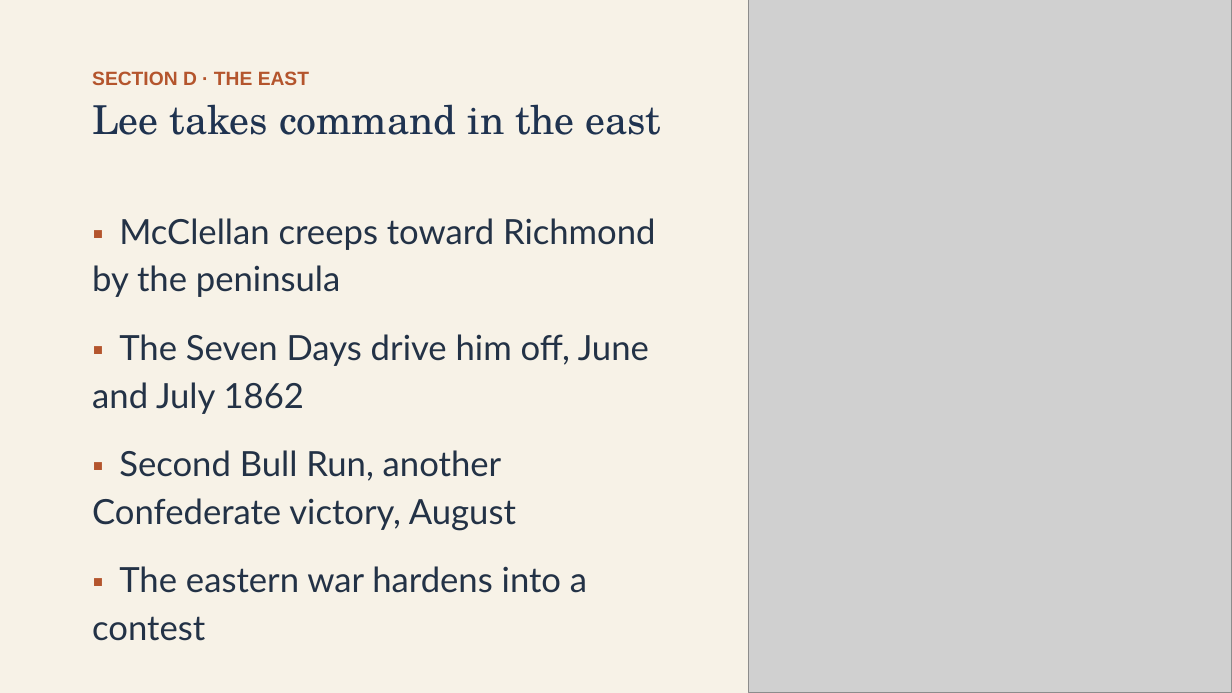
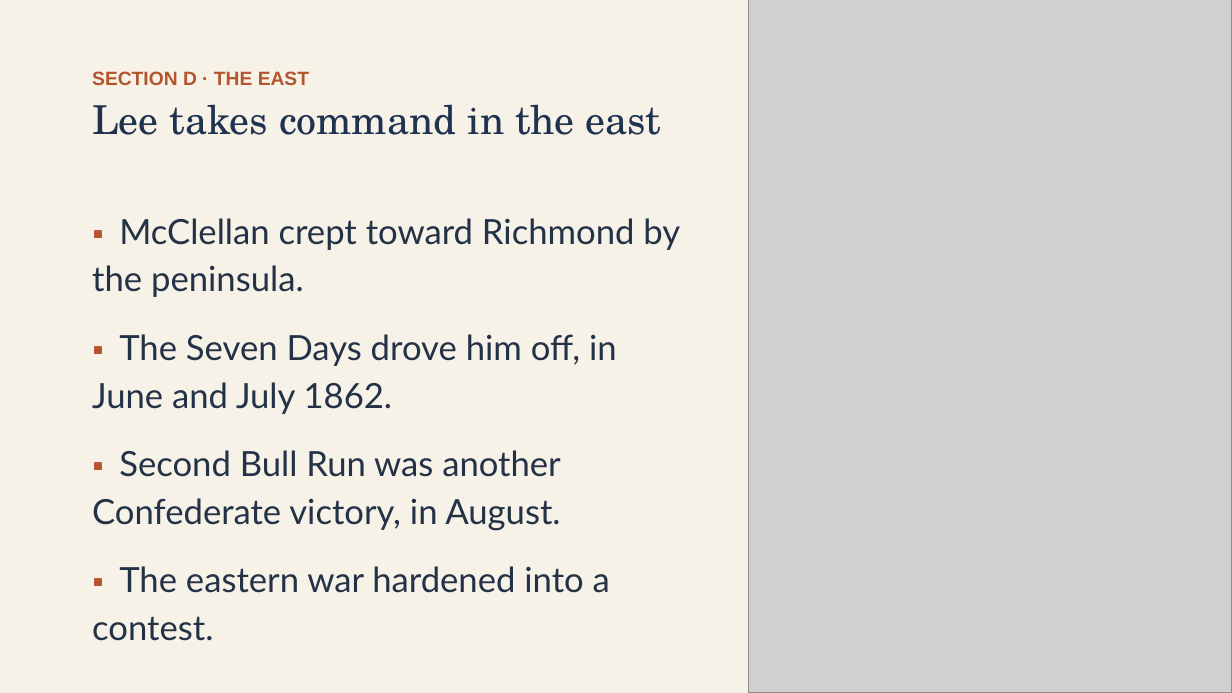
Before and after one commit to ab17gthb/humanities-curriculum-group, a slide deck: slide 14 of sectional-crisis/lesson-06/lesson-06-slides.pptx. Drawn at 1232x693 pixels with LibreOffice and Linux fonts; fonts in the diff are those of the drawing; grey boxes stand for pictures. Boxes give left, top, right and bottom in pixels: in the first picture for what was removed or moved away, otherwise in the second. Text is boxed around its words. In the diff, an @@ line names an element or a change of style, - is before the commit and + after.

```diff
--- a/sectional-crisis/lesson-06/lesson-06-slides.pptx
+++ b/sectional-crisis/lesson-06/lesson-06-slides.pptx
@@ text at [92,218,680,641]: text changed @@
-▪ McClellan creeps toward Richmond by the peninsula
-▪ The Seven Days drive him off, June and July 1862
-▪ Second Bull Run, another Confederate victory, August
-▪ The eastern war hardens into a contest
+▪ McClellan crept toward Richmond by the peninsula.
+▪ The Seven Days drove him off, in June and July 1862.
+▪ Second Bull Run was another Confederate victory, in August.
+▪ The eastern war hardened into a contest.
```
Also in this commit, not shown: 12 other slides changed, 6 other files.
